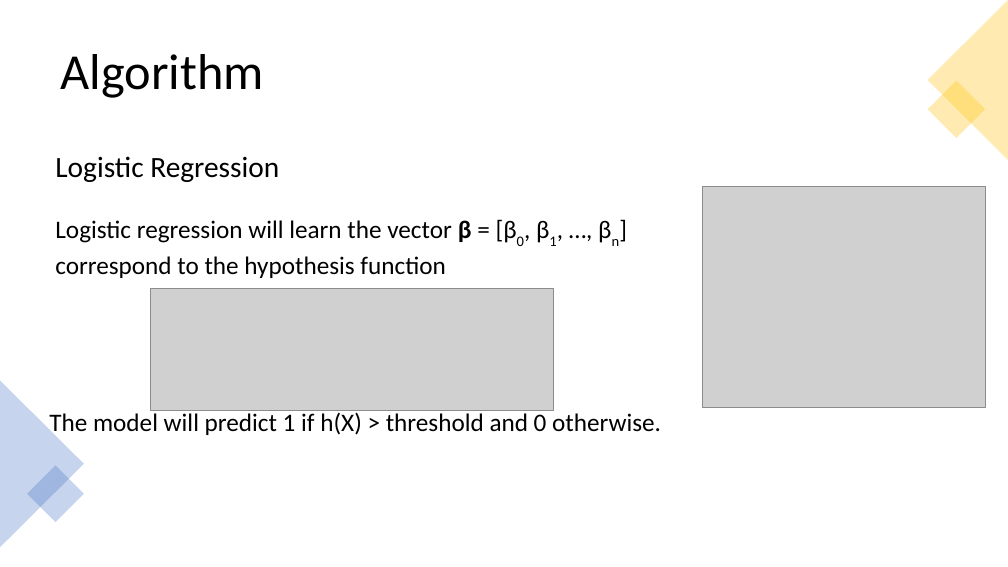
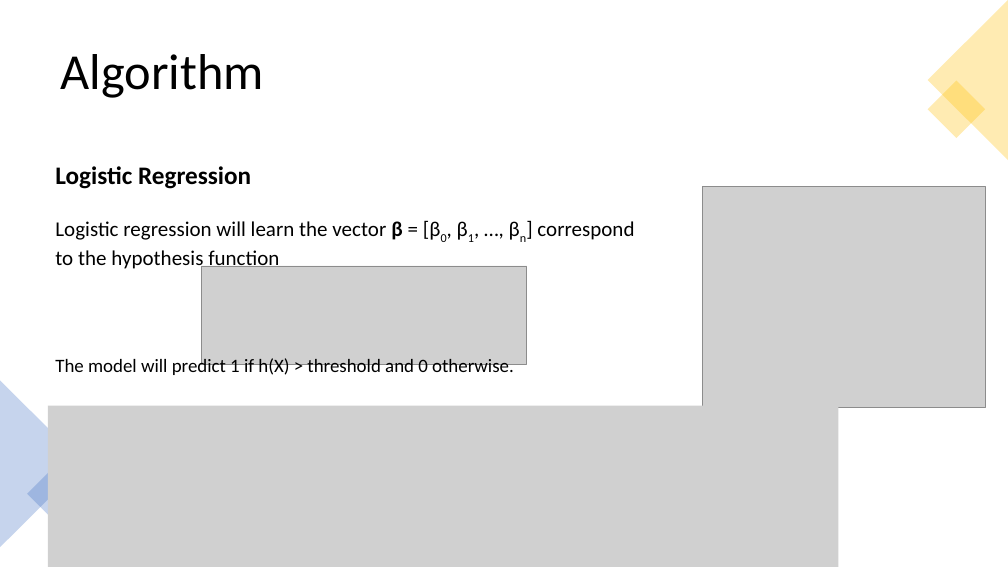
Before and after one commit to scinerd68/JobChangePrediction, a slide deck: slide 9 of Team3 ML Slides.pptx. Drawn at 1008x567 pixels with LibreOffice and Linux fonts; fonts in the diff are those of the drawing; grey boxes stand for pictures. Boxes give left, top, right and bottom in pixels: in the first picture for what was removed or moved away, otherwise in the second. Text is boxed around its words. In the diff, an @@ line names an element or a change of style, - is before the commit and + after.

```diff
--- a/Team3 ML Slides.pptx
+++ b/Team3 ML Slides.pptx
@@ text "Logistic Regression": place and size @@
-text "Logistic Regression" at (55,156,472,278)
+text "Logistic Regression" at (55,166,634,272)
@@ text "Logistic Regression" at (55,166,634,272): size 28 to 24 pt, bold on in "Logistic Regression"; size 24 to 20 pt in "Logistic regression will learn the vector β ..." @@
@@ picture: place and size @@
-picture at (150,289,553,411)
+picture at (202,266,527,364)
@@ text "The model will predict 1 ...": place and size @@
-text "The model will predict 1 ..." at (49,412,661,438)
+text "The model will predict 1 ..." at (55,357,514,378)
@@ text "The model will predict 1 ..." at (55,357,514,378): size 24 to 18 pt @@
@@ picture added at (48,406,839,567) @@
```
Also in this commit, not shown: 5 other slides changed, 1 slide added, 3 slides removed.
